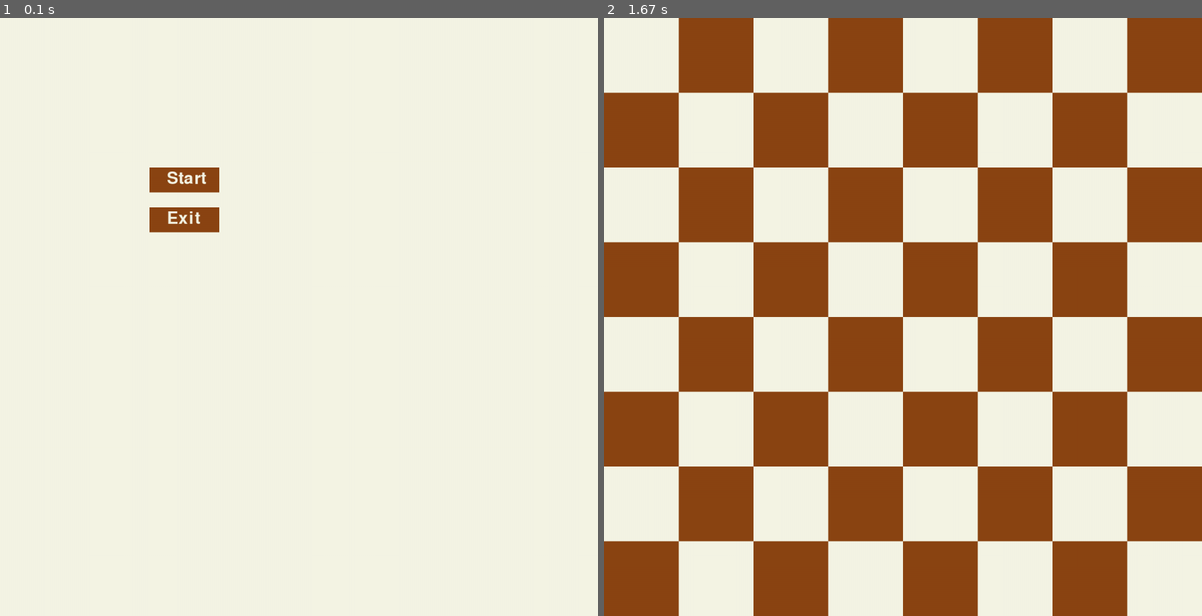
Above: before the commit, frames 1-2 (left to right).
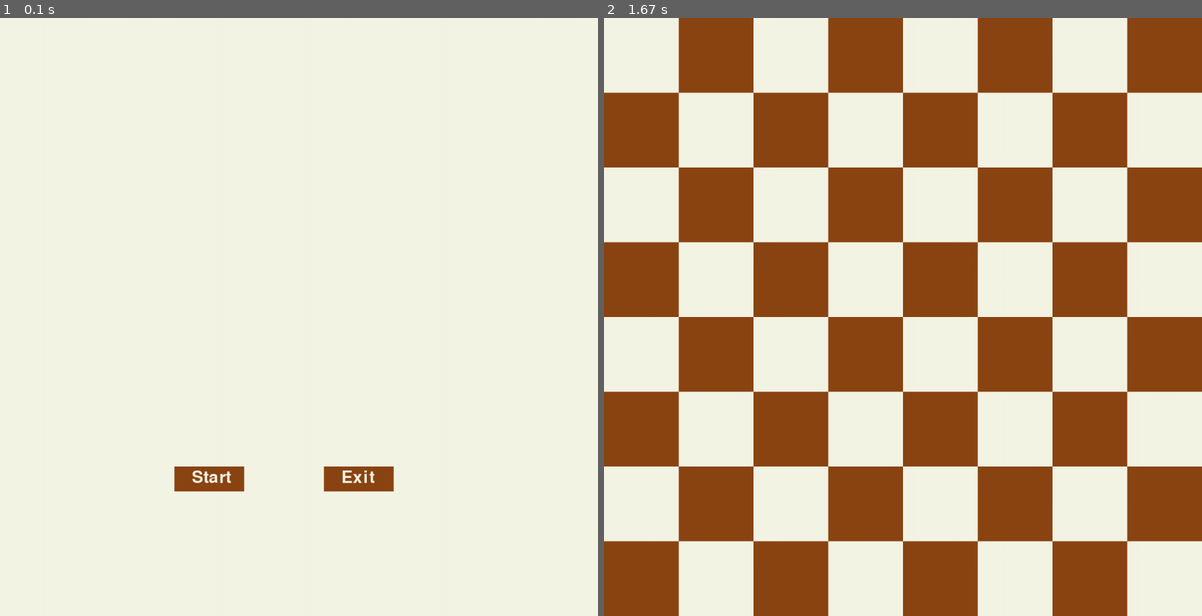
Above: after the commit, the same moments.

Repository: WilliamBayliss/Chess-Pygame
Game: pygame game, started from chess.py
Two runs of this game, one before a commit and one after it. Both use one fixed random seed, a clock stepped at 60 frames per second and the inputs below.
Inputs:
- Up to frame 1 (0.1 s): no input
- Up to frame 2 (1.67 s): click "Start" at 0.38 s

The runs differ from the first frame. In frame 1, 1.8% of the frame differs, in the area x 25-66%, y 25-80%; in frame 2, nothing differs.

Commit message:
Change start/exit button positioning

Diff:
--- a/chess.py
+++ b/chess.py
@@ -69,6 +69,7 @@
             col_index = row.index(square)
             pygame.draw.rect(screen, square.colour, (col_index * square.size, row_index * square.size, square.size, square.size))
     pygame.display.set_caption("Chessboard")
+    return board
 
 def get_player_name():
     name = ""
@@ -103,8 +104,8 @@
         screen.fill(LIGHT)
         mouse = pygame.mouse.get_pos()
 
-        start_button = pygame.Rect(300, 300, 140, 50)
-        exit_button = pygame.Rect(300, 380, 140, 50)
+        start_button = pygame.Rect(350, 900, 140, 50)
+        exit_button = pygame.Rect(650, 900, 140, 50)
 
         pygame.draw.rect(screen, LIGHT if start_button.collidepoint(mouse) else DARK, start_button)
         pygame.draw.rect(screen, LIGHT if exit_button.collidepoint(mouse) else DARK, exit_button)
@@ -112,8 +113,8 @@
         start_text = font.render("Start", True, LIGHT)
         exit_text = font.render("Exit", True, LIGHT)
 
-        screen.blit(start_text, (335, 305))
-        screen.blit(exit_text, (335, 385))
+        screen.blit(start_text, (385, 905))
+        screen.blit(exit_text, (685, 905))
 
         for event in pygame.event.get():
             if event.type == pygame.QUIT:
@@ -131,7 +132,7 @@
         for event in pygame.event.get():
             if event.type == pygame.QUIT:
                 running = False
-        draw_board()
+        board = draw_board()
         pygame.display.update()
 
     pygame.quit()
